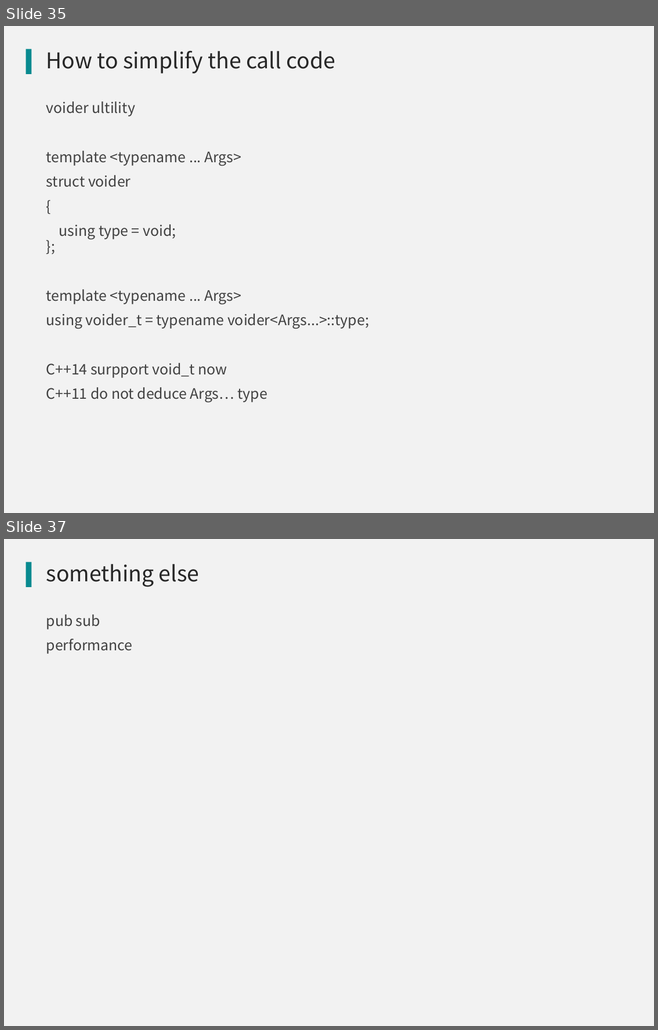
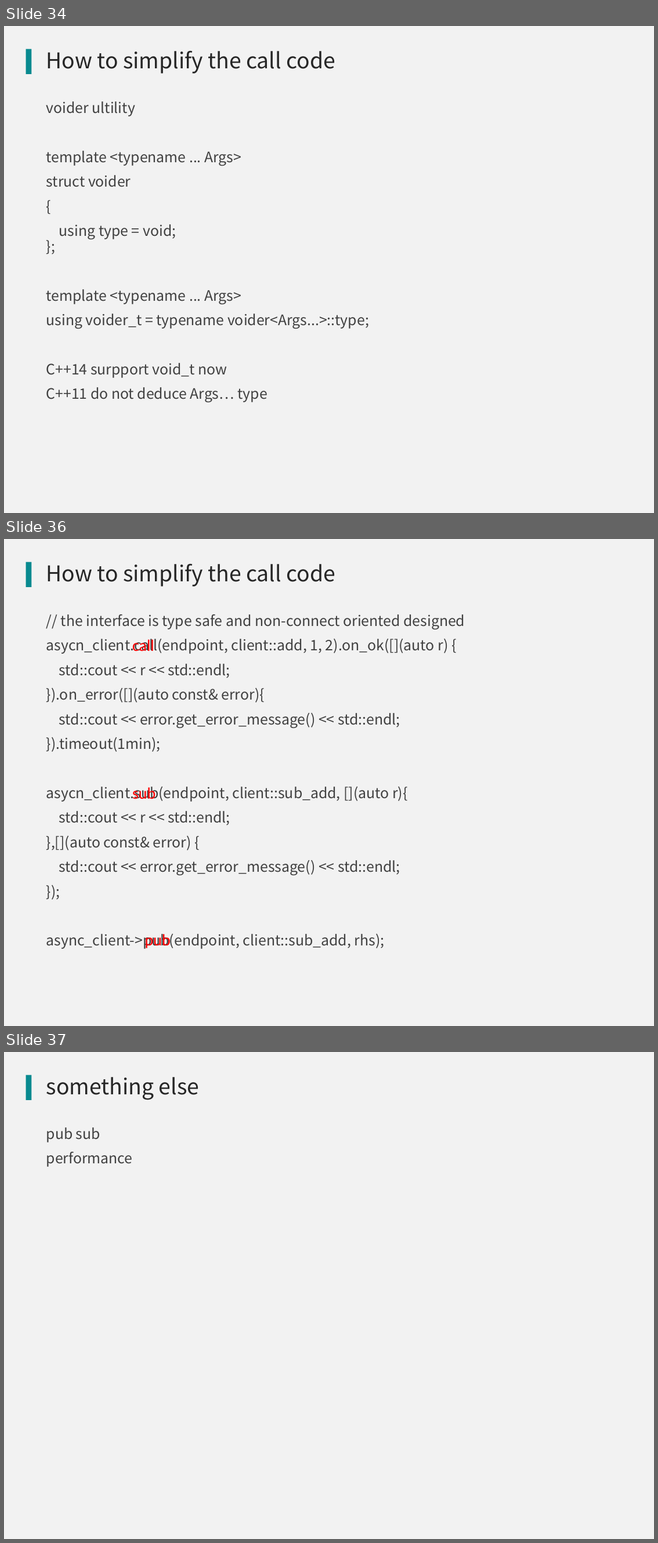
Before and after one commit to qicosmos/cppnow2017-ppt, a slide deck: An easy to use RPC framework implemented by c++11 and c++14.pptx. Shown one above the other, each under a label of ours: slides 35 and 37 before the commit, slides 34, 36 and 37 after it; the slides between them are not shown. The pictures are 658x1030 and 658x1543 pixels, drawn with LibreOffice and Linux fonts; fonts in the diff are those of the drawing; background and template pictures are left out. Boxes give left, top, right and bottom in pixels: in the first picture for what was removed or moved away, otherwise in the second. Text is boxed around its words. In the diff, an @@ line names an element or a change of style, - is before the commit and + after.

```diff
--- a/An easy to use RPC framework implemented by c++11 and c++14.pptx
+++ b/An easy to use RPC framework implemented by c++11 and c++14.pptx
@@ slide 36 added at [4,539,654,1026], background #F2F2F2; not listed: 1 template element that a slide beside it also shows @@
@@ title added at [46,564,335,587], 24 pt, text #262626 @@
+How to simplify the call code
@@ text added at [46,614,465,949], 16 pt, text #404040 @@
+// the interface is type safe and non-connect oriented designed
+asycn_client.call(endpoint, client::add, 1, 2).on_ok([](auto r) {
+std::cout << r << std::endl;
+}).on_error([](auto const& error){
+std::cout << error.get_error_message() << std::endl;
+}).timeout(1min);
+asycn_client.sub(endpoint, client::sub_add, [](auto r){
+std::cout << r << std::endl;
+},[](auto const& error) {
+std::cout << error.get_error_message() << std::endl;
+});
+async_client->pub(endpoint, client::sub_add, rhs);
@@ text added at [46,639,228,654], 18 pt, text #FF0000 @@
+call
@@ text added at [46,787,229,802], 18 pt, text #FF0000 @@
+sub
@@ text added at [145,934,170,949], 18 pt, text #FF0000 @@
+pub
@@ what was slide 35 is now slide 34 @@
```
Also in this commit, not shown: 11 slides changed, 1 slide removed.
